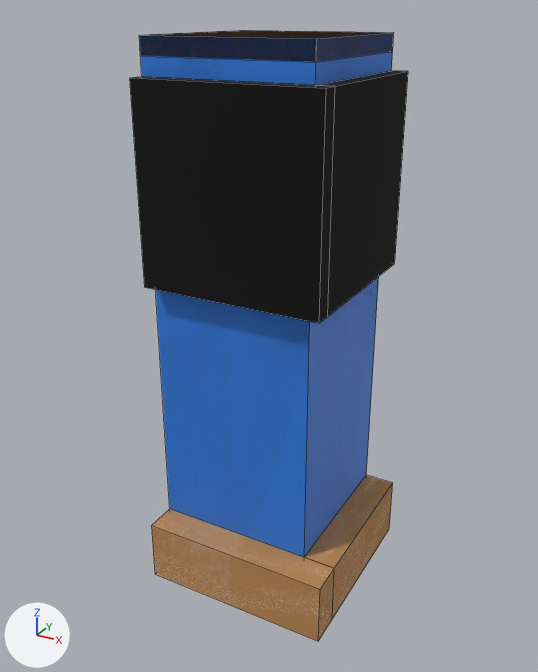
Renders of the Blender file assets/managed-models/livestock-interior/wall-corner/wall-corner.blend from each side of a commit.
Both versions are drawn from a camera (50 mm lens) standing at (0.383, -0.641, 0.518) and looking at (0.083, -0.096, 0.246). Arrows for +X, +Y and +Z are at lower left; the lights stay in place. The older version comes first. Mesh edges are drawn as thin lines.

The first picture shows 'wall-corner'.
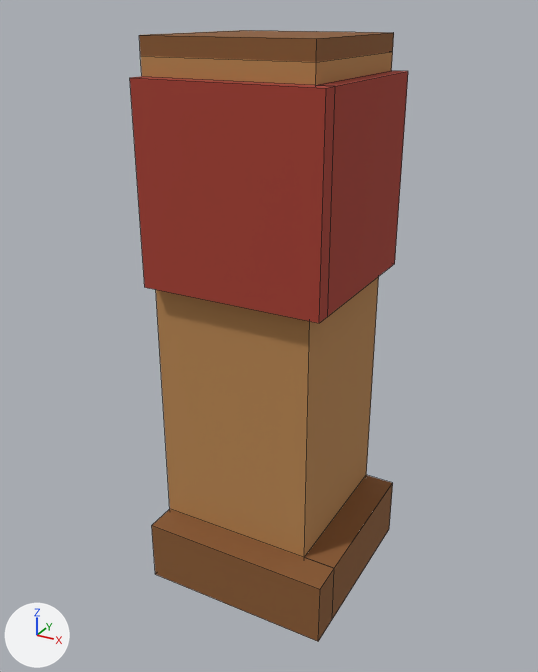
Edits to the bpy script that builds the scene:
```text
Change me_wall_corner:
    where me_wall_corner.from_pydata(...)  # 48 vertices, 36 faces; spans x 0.0..0.18, y -0.18..0.0, z 0.0..0.5
    used by ob_wall_corner; location = (0.0, 0.0, 0.0)
    before: 4 (0.0, -0.15, 0.5) at pixel (139, 35), 5 (0.15, -0.15, 0.5) at pixel (316, 38), 6 (0.15, 0.0, 0.5) at pixel (393, 32), 7 (0.0, 0.0, 0.5) at pixel (239, 30)
    me_wall_corner part 1
    add for i in [*range(4, 8)]: me_wall_corner.vertices[i].co += Vector((0.0, 0.0, -0.015))
    me_wall_corner part 2: texture (UV) coordinates of 36 of 36 faces, centred in x 0.0..0.18, y -0.18..0.0, z 0.0..0.5, changed; they spanned u 0.19..0.81, v 0.17..0.5 and now span u 0.31..0.94, v 0.38..0.62
```

Pixel boxes [x1, y1, x2, y2] of what changed, in the pictures (538 x 672 px; the box of a moved part takes in the faces that stretch with it):
'wall-corner', reshaped, surface changed
    both: [130, 30, 408, 641]
part 1 of me_wall_corner, moved or reshaped
    before: [139, 33, 394, 557]
    after: [141, 52, 393, 557]
part 2 of me_wall_corner, surface changed
    both: [130, 30, 408, 641]
